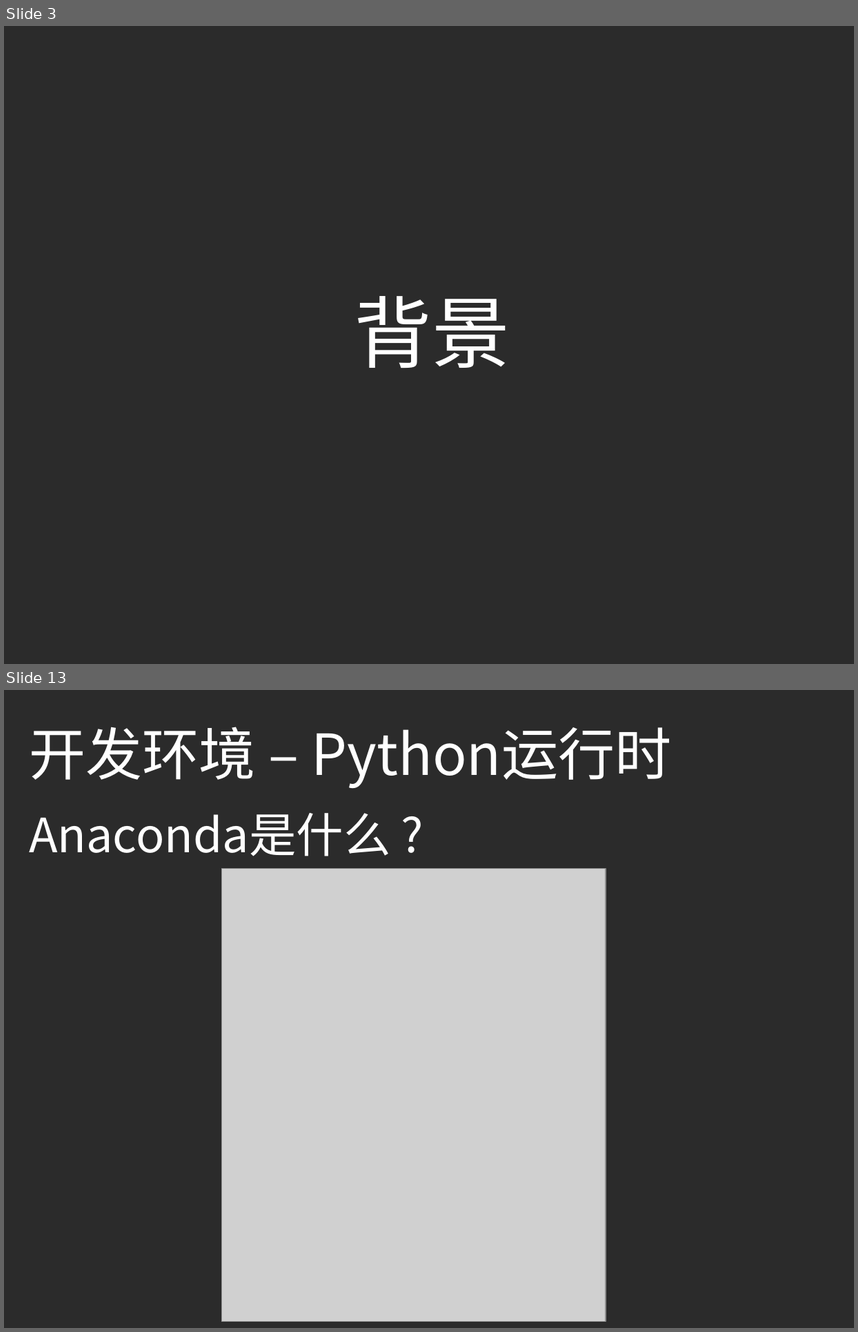
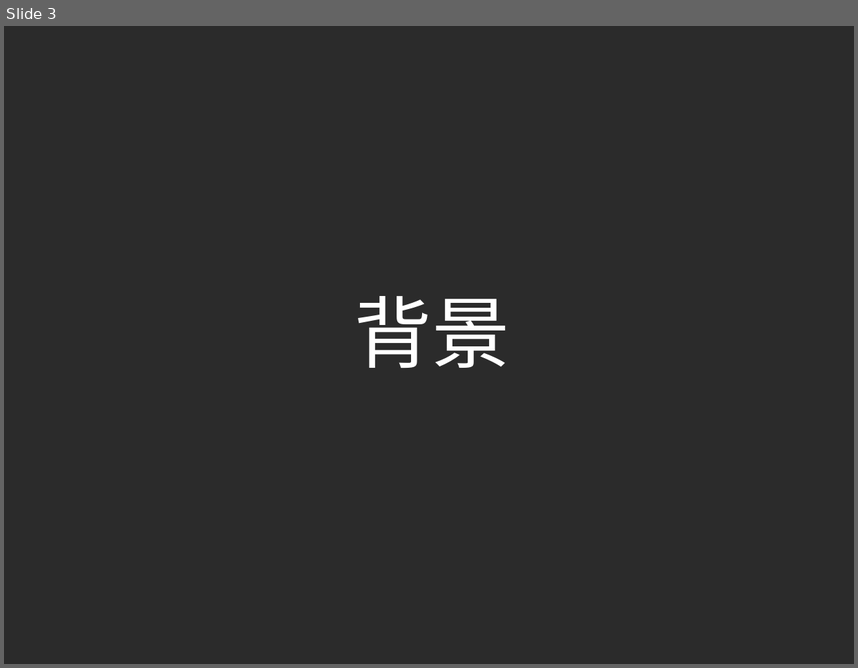
Before and after one commit to ouriris/ml-course, a slide deck: chapter.4/ppt/ML_CH4_Naive_Bayes.pptx. Shown one above the other, each under a label of ours: slides 3 and 13 before the commit, slide 3 after it; the slides between them are not shown. The pictures are 858x1332 and 858x668 pixels, drawn with LibreOffice and Linux fonts; fonts in the diff are those of the drawing; grey boxes stand for pictures; background and template pictures are left out; a plain dark background stands for a picture behind light text. Boxes give left, top, right and bottom in pixels: in the first picture for what was removed or moved away, otherwise in the second. Text is boxed around its words. In the diff, an @@ line names an element or a change of style, - is before the commit and + after.

```diff
--- a/chapter.4/ppt/ML_CH4_Naive_Bayes.pptx
+++ b/chapter.4/ppt/ML_CH4_Naive_Bayes.pptx
@@ slide 13 removed at (4, 690, 854, 1328), background picture (left out) @@
@@ text removed at (29, 727, 672, 788) @@
-开发环境 – Python运行时
@@ text removed at (29, 813, 390, 856) @@
-Anaconda是什么 ?
@@ picture removed at (221, 869, 606, 1321) @@
```
Also in this commit, not shown: 6 slides added, 42 other slides removed.
